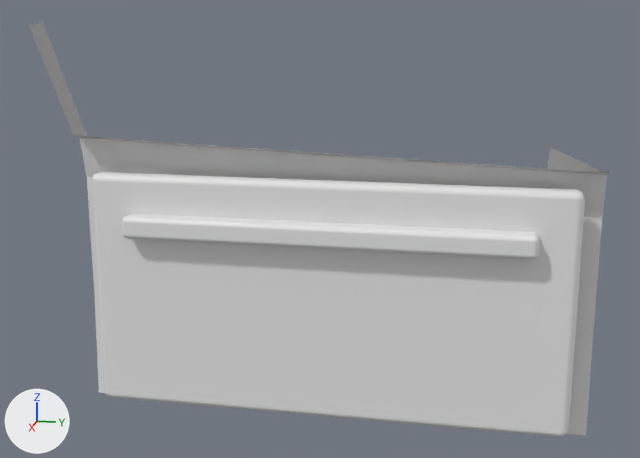
A saved change to the OBJ model realweather/src/main/resources/assets/realweather/models/vehicle/coupe/door_fl.obj.
Before and after are seen from a 50 mm lens placed at (2.216, -0.259, 1.328), pointed at (0.137, -0.675, 0.808). The axes (+X, +Y, +Z) are drawn at lower left. The lights are the same throughout. The first picture is the older version. Materials are left out; every surface is plain grey. Where no turn or scale is listed for an object, it has been applied to the vertices.

The older version as bpy lines, for what is in view:
```python
me_door_fl = bpy.data.meshes.new('door_fl')
me_door_fl.from_pydata(...)  # 255 vertices, 209 faces; spans x 0.004..0.277, y -1.34..0.0, z 0.27..1.306
# faces by material slot: [8, 54, 54, 29, 54, 10]
me_door_fl.materials.append(mat_black)
me_door_fl.materials.append(mat_chrome)
me_door_fl.materials.append(mat_dash)
me_door_fl.materials.append(mat_paint)
me_door_fl.materials.append(mat_seat)
me_door_fl.materials.append(mat_trim)
ob_door_fl = bpy.data.objects.new('door_fl', me_door_fl)
ob_door_fl.location = (0.0, 0.0, 0.0)
```
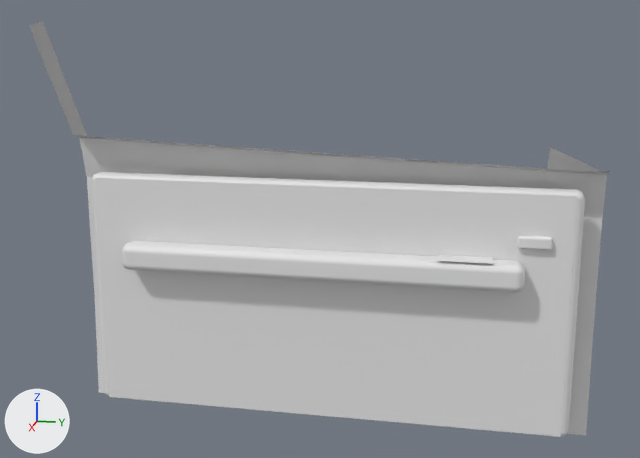
Pixel boxes (x1, y1, x2, y2) of what changed, in the pictures (640 x 458 px):
part 1 of me_door_fl, added
    after: (517, 235, 553, 250)
part 2 of me_door_fl, added
    after: (122, 241, 525, 292)
part 3 of me_door_fl, cut back
    before: (122, 213, 540, 260)
    after: (96, 178, 577, 437)

The change in detail:
me_door_fl is used by ob_door_fl; location (0.0, 0.0, 0.0).
me_door_fl had 255 vertices, 209 faces and spanned x 0.004..0.277, y -1.34..0.0, z 0.27..1.306.
me_door_fl now has 319 vertices, 265 faces and spans x 0.004..0.277, y -1.34..0.0, z 0.27..1.306.
me_door_fl part 1: a new loose piece of 56 vertices spanning x 0.11..0.13, y -0.2..-0.12, z 0.78..0.81.
me_door_fl part 2: a new loose piece of 56 vertices spanning x 0.105..0.175, y -1.19..-0.18, z 0.68..0.75.
Part 3, on me_door_fl:
56 vertices are removed from x 0.1..0.16, y -1.19..-0.15, z 0.76..0.82.
54 faces are deleted.
8 vertices are added at x 0.11..0.17, y -1.27..-0.07, z 0.3..0.91.
2 new faces join them.
